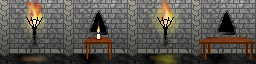
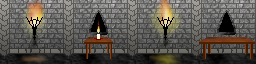
Layers edited between the first and the second 256×64 image:
added group "Frame #1" with 18 layers over bbox(24, 0, 174, 25)
moved "Torch #2" (2nd of 2, in "Frame #1") into group "Frame #1" over bbox(158, 0, 174, 25)
painted on "Flame #1" over bbox(158, 0, 174, 25)
moved "Torch #1" (2nd of 2, in "Frame #1") into group "Frame #1" over bbox(24, 0, 46, 22)
painted on "Flame" over bbox(24, 0, 46, 22)
moved "Fade" into group "Frame #1" over bbox(24, 3, 174, 25)
added group "Wall" with 4 layers in group "Frame #1" over bbox(24, 0, 174, 25)
moved "Solid Wall copy" into group "Wall" over bbox(24, 0, 46, 22)
moved "Solid Wall copy #1" into group "Wall" over bbox(158, 0, 174, 25)
